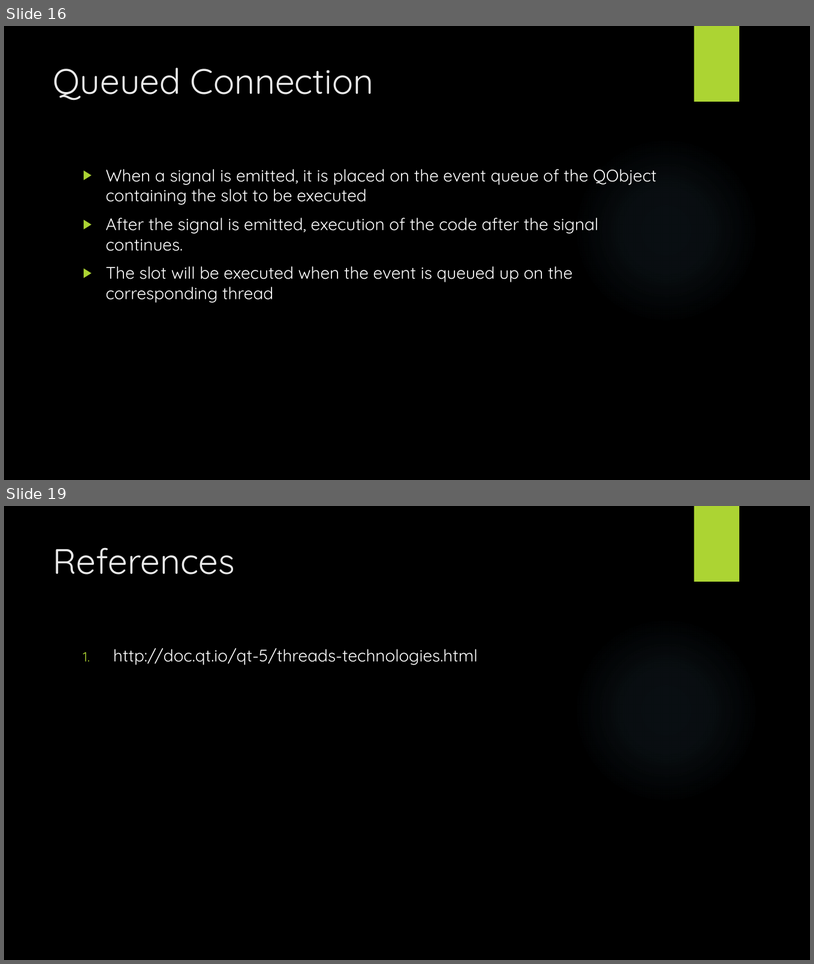
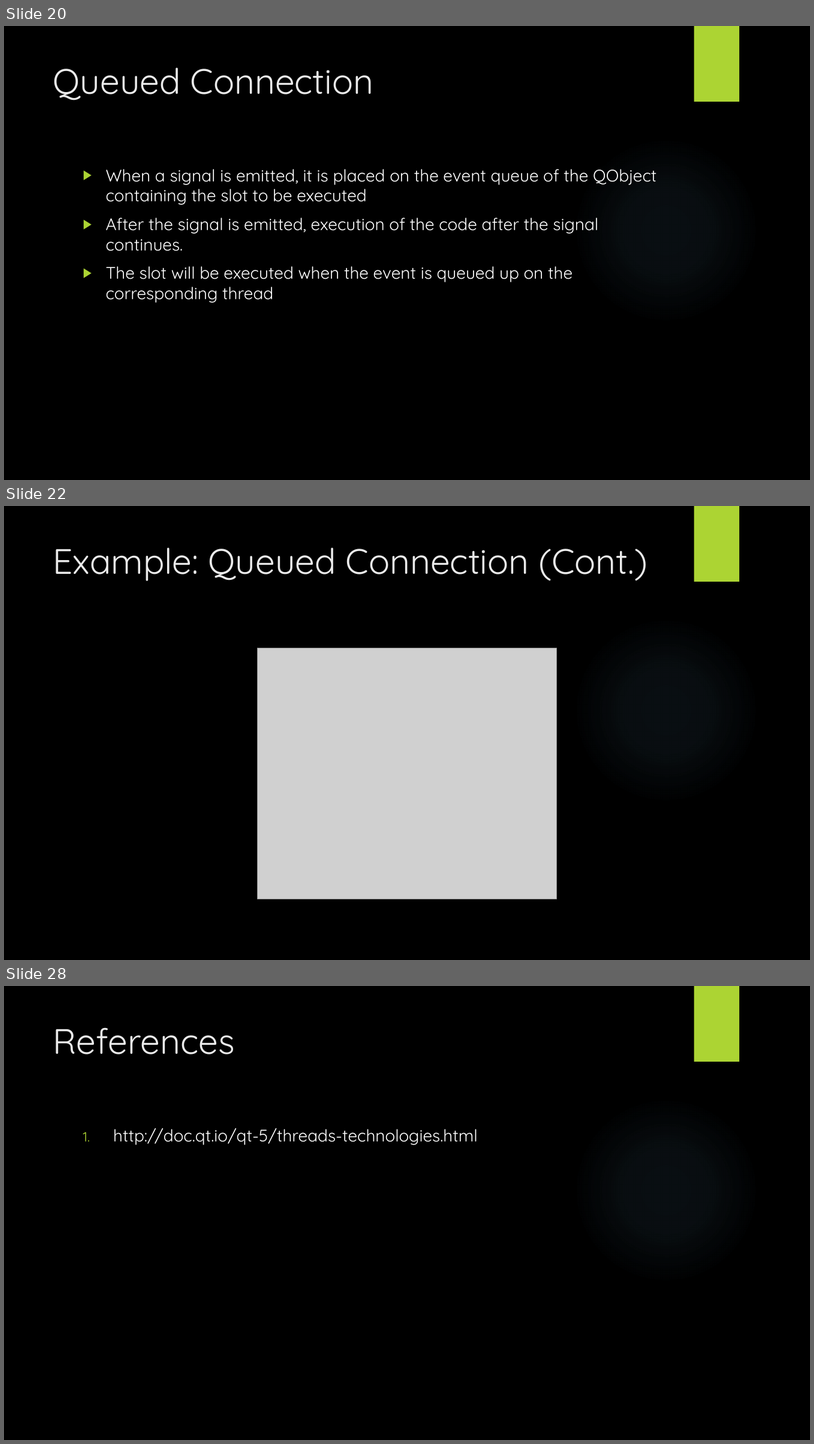
Before and after one commit to tylertrephan/qt-multithreading-tutorial, a slide deck: Qt.pptx. Shown one above the other, each under a label of ours: slides 16 and 19 before the commit, slides 20, 22 and 28 after it; the slides between them are not shown. The pictures are 814x964 and 814x1444 pixels, drawn with LibreOffice and Linux fonts; fonts in the diff are those of the drawing; grey boxes stand for pictures; background and template pictures are left out. Boxes give left, top, right and bottom in pixels: in the first picture for what was removed or moved away, otherwise in the second. Text is boxed around its words. In the diff, an @@ line names an element or a change of style, - is before the commit and + after.

Commit message:
Added the example photos into the presentation

```diff
--- a/Qt.pptx
+++ b/Qt.pptx
@@ slide 22 added at (x1=4, y1=506, x2=810, y2=960), background picture (left out); not listed: 2 template elements that a slide beside it also shows @@
@@ title added at (x1=53, y1=547, x2=648, y2=581), 42 pt, text #EBEBEB @@
+Example: Queued Connection (Cont.)
@@ picture added at (x1=257, y1=648, x2=557, y2=898) @@
@@ what was slide 16 is now slide 20 @@
@@ what was slide 19 is now slide 28 @@
```
Also in this commit, not shown: 5 slides changed, 9 other slides added, 1 slide removed.
